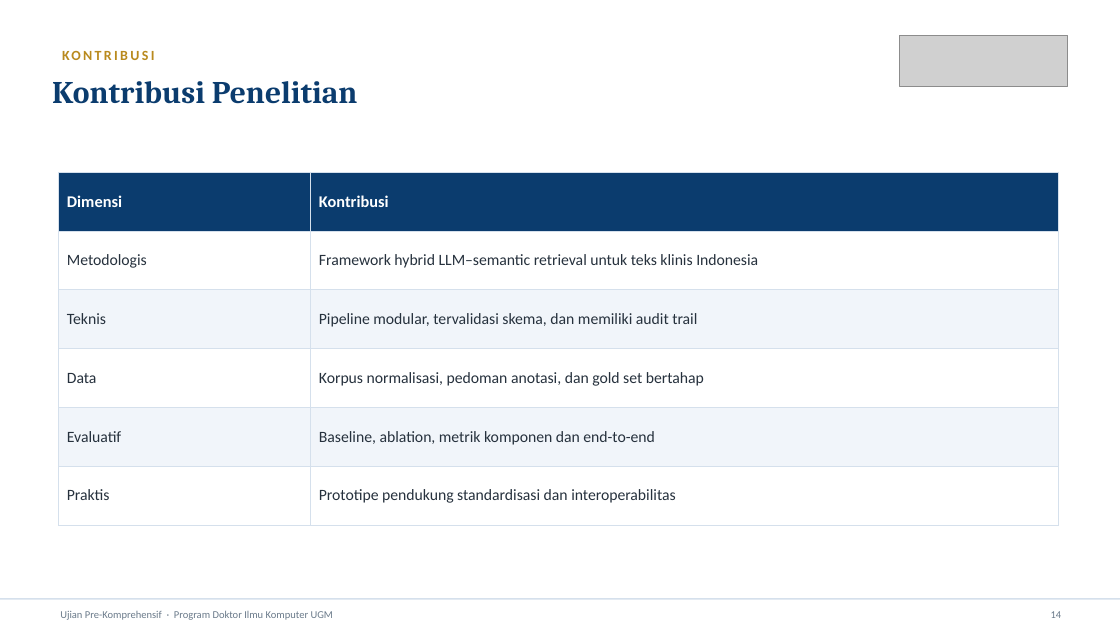
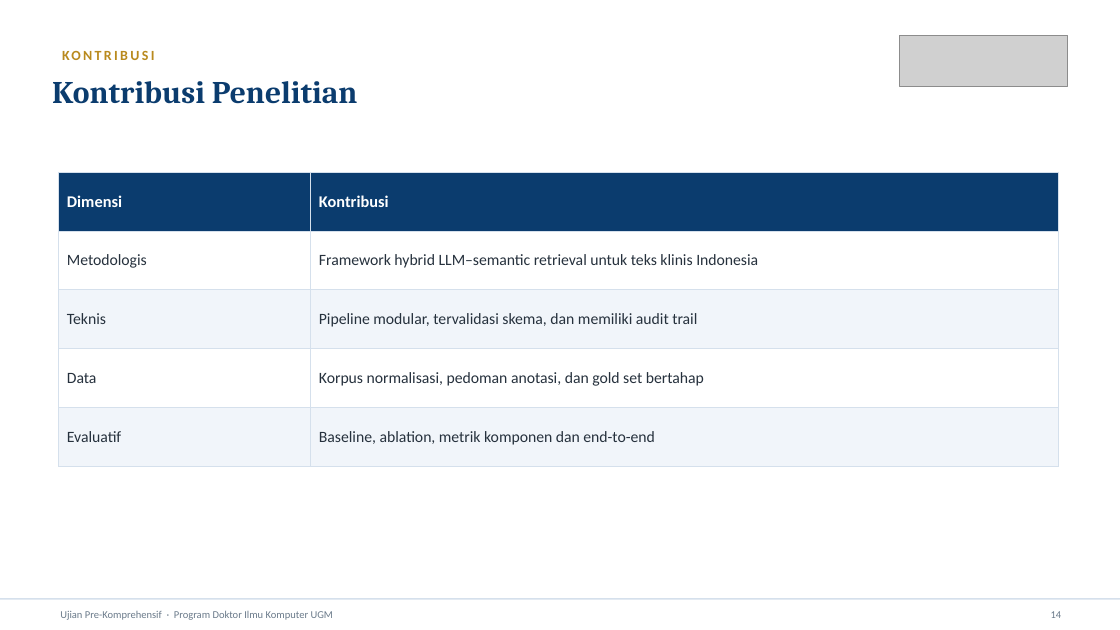
Before and after one commit to InizioBit/cde_mapper, a slide deck: slide 20 of Riset/PRESENTASI_UJIAN_PRE_KOMPREHENSIF_anie.pptx. Drawn at 1120x630 pixels with LibreOffice and Linux fonts; fonts in the diff are those of the drawing; grey boxes stand for pictures. Boxes give left, top, right and bottom in pixels: in the first picture for what was removed or moved away, otherwise in the second. Text is boxed around its words. In the diff, an @@ line names an element or a change of style, - is before the commit and + after.

```diff
--- a/Riset/PRESENTASI_UJIAN_PRE_KOMPREHENSIF_anie.pptx
+++ b/Riset/PRESENTASI_UJIAN_PRE_KOMPREHENSIF_anie.pptx
@@ table at [59, 172, 1059, 466] @@
-row 6: Praktis | Prototipe pendukung standardisasi dan interoperabilitas
```
Also in this commit, not shown: 15 other slides changed, 2 slides added, 8 slides removed, 2 other files.
